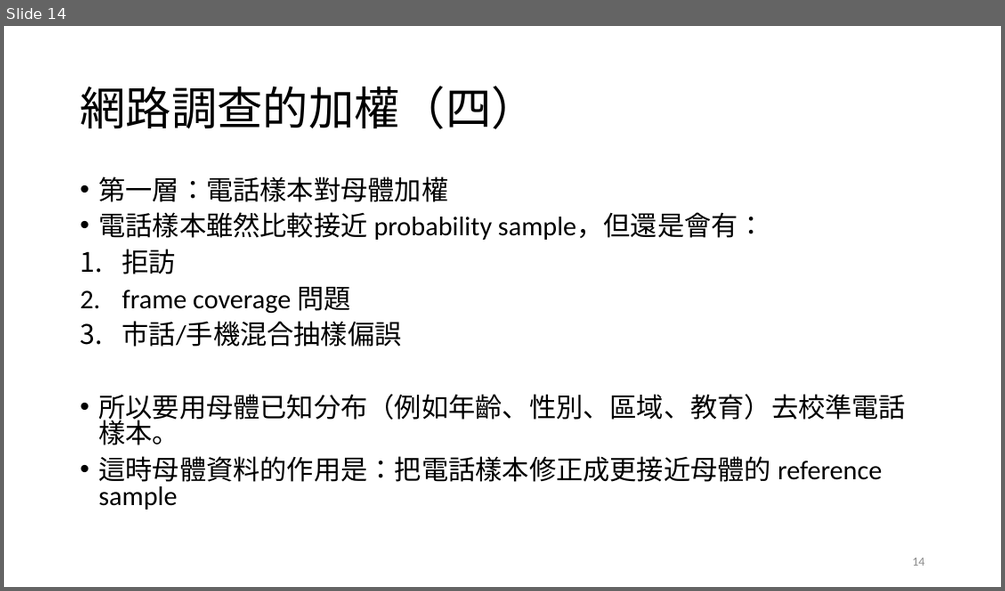
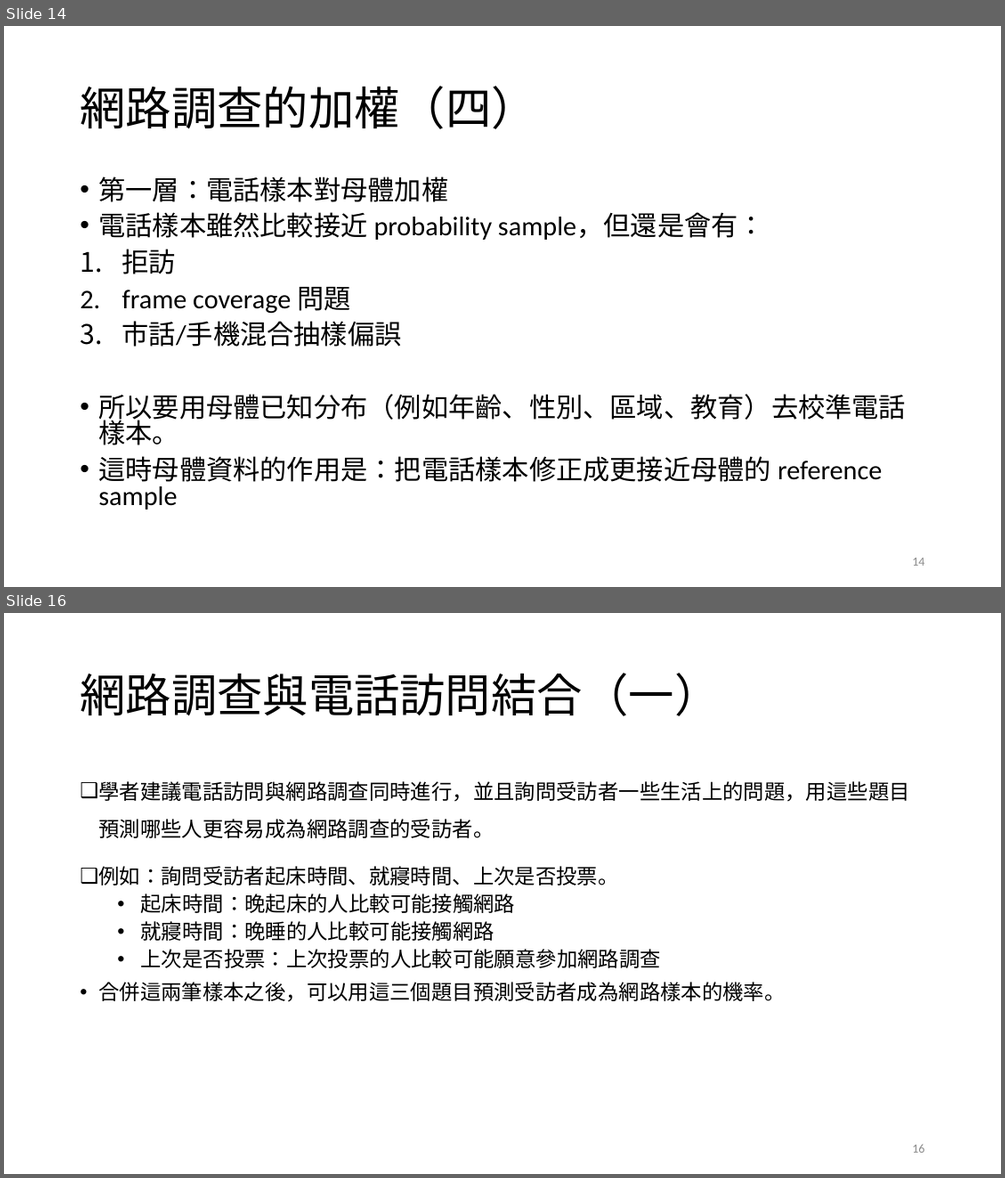
Before and after one commit to TsaiChiahung/PublicOpinion2026, a slide deck: 投影片/民意與調查Week4.pptx. Shown one above the other, each under a label of ours: slide 14 before the commit, slides 14 and 16 after it; the slides between them are not shown. The pictures are 1005x591 and 1005x1178 pixels, drawn with LibreOffice and Linux fonts; fonts in the diff are those of the drawing. Boxes give left, top, right and bottom in pixels: in the first picture for what was removed or moved away, otherwise in the second. Text is boxed around its words. In the diff, an @@ line names an element or a change of style, - is before the commit and + after.

```diff
--- a/投影片/民意與調查Week4.pptx
+++ b/投影片/民意與調查Week4.pptx
@@ slide 16 added at [4,613,1001,1174], background #FFFFFF @@
@@ title added at [80,673,720,716], 44 pt, text #000000 @@
+網路調查與電話訪問結合（一）
@@ text added at [98,781,909,1002], 20 pt, text #000000 @@
+❑ 學者建議電話訪問與網路調查同時進行，並且詢問受訪者一些生活上的問題，用這些題目預測哪些人更容易成為網路調查的受訪者。
+❑ 例如：詢問受訪者起床時間、就寢時間、上次是否投票。
+  • 起床時間：晚起床的人比較可能接觸網路
+  • 就寢時間：晚睡的人比較可能接觸網路
+  • 上次是否投票：上次投票的人比較可能願意參加網路調查
+• 合併這兩筆樣本之後，可以用這三個題目預測受訪者成為網路樣本的機率。
@@ page number added at [912,1144,924,1152], 12 pt, text #8C8C8C @@
+16
```
Also in this commit, not shown: 2 slides changed, 3 other slides added, 1 slide removed, 1 other file.
